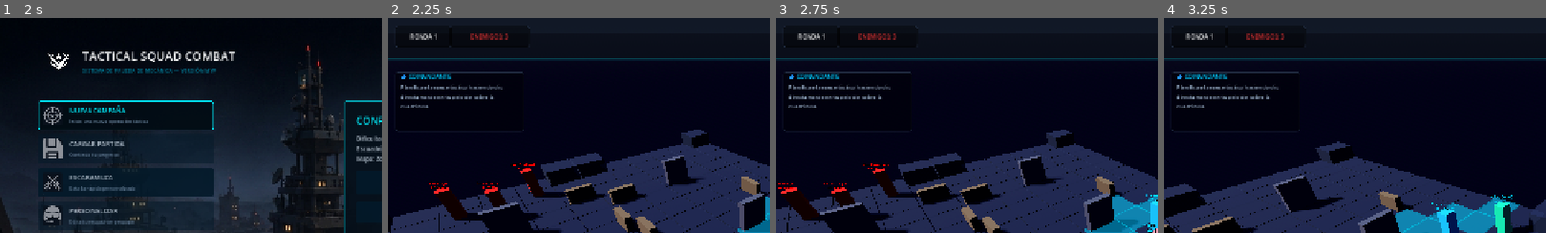
Above: before the commit, frames 1-4 (left to right).
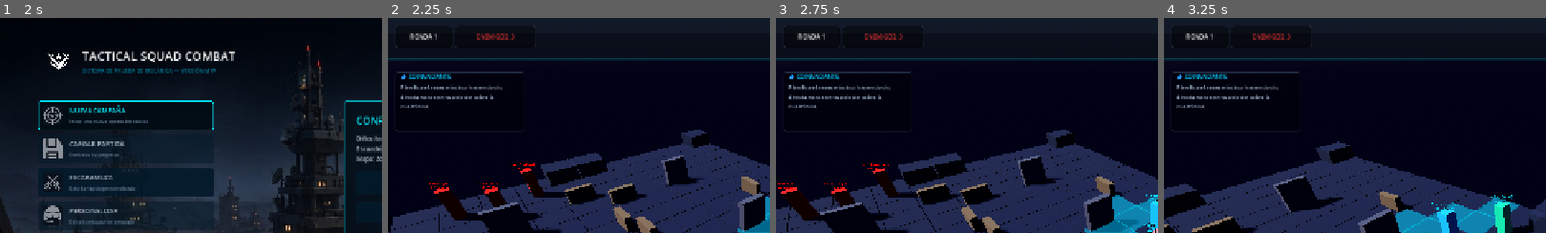
Above: after the commit, the same moments.

Repository: axel-molina/WarTacticGame
Game: Godot game, scene res://scenes/menu/menu_scene.tscn
Same seed, same stepped clock (60 frames per second), same inputs: the game is played once before the commit and once after it.
Inputs (mouse positions are % of the whole screen's width and height, from its top left):
- Up to frame 1 (2 s): click (16, 23) at 0.5 s; click (16, 23) at 1.25 s
- Up to frame 2 (2.25 s): click "▶ INICIAR OPERACIÓN" at 2 s
- Up to frame 3 (2.75 s): no input
- Up to frame 4 (3.25 s): tap Enter at 2.75 s; move the mouse to (72, 45) at 2.77 s; hold Right (ui_right) from 2.78 s (still down); hold Q from 2.78 s (still down); click (72, 45) at 2.92 s
The pictures show only the part of the screen within x 0-50%, y 1-51%; the shares and areas given below are measured in that part.

Frame 1 is identical in both runs. In frame 2, 0.3% of the frame differs, in the area x 16-39%, y 3-14%; in frame 3, 0.3%; in frame 4, 0.3%.

Commit message:
Increase separation between Round Panel and Hostiles Panel in battle scene HUD

Diff:
--- a/tactical-squad-combat/scenes/ui/hud.tscn
+++ b/tactical-squad-combat/scenes/ui/hud.tscn
@@ -129,7 +129,7 @@
 [node name="RoundBox" type="HBoxContainer" parent="HUD/TopPanel/Margin/HBox"]
 layout_mode = 2
 size_flags_horizontal = 3
-theme_override_constants/separation = 10
+theme_override_constants/separation = 20
 
 [node name="RoundPanel" type="PanelContainer" parent="HUD/TopPanel/Margin/HBox/RoundBox"]
 custom_minimum_size = Vector2(80, 36)
